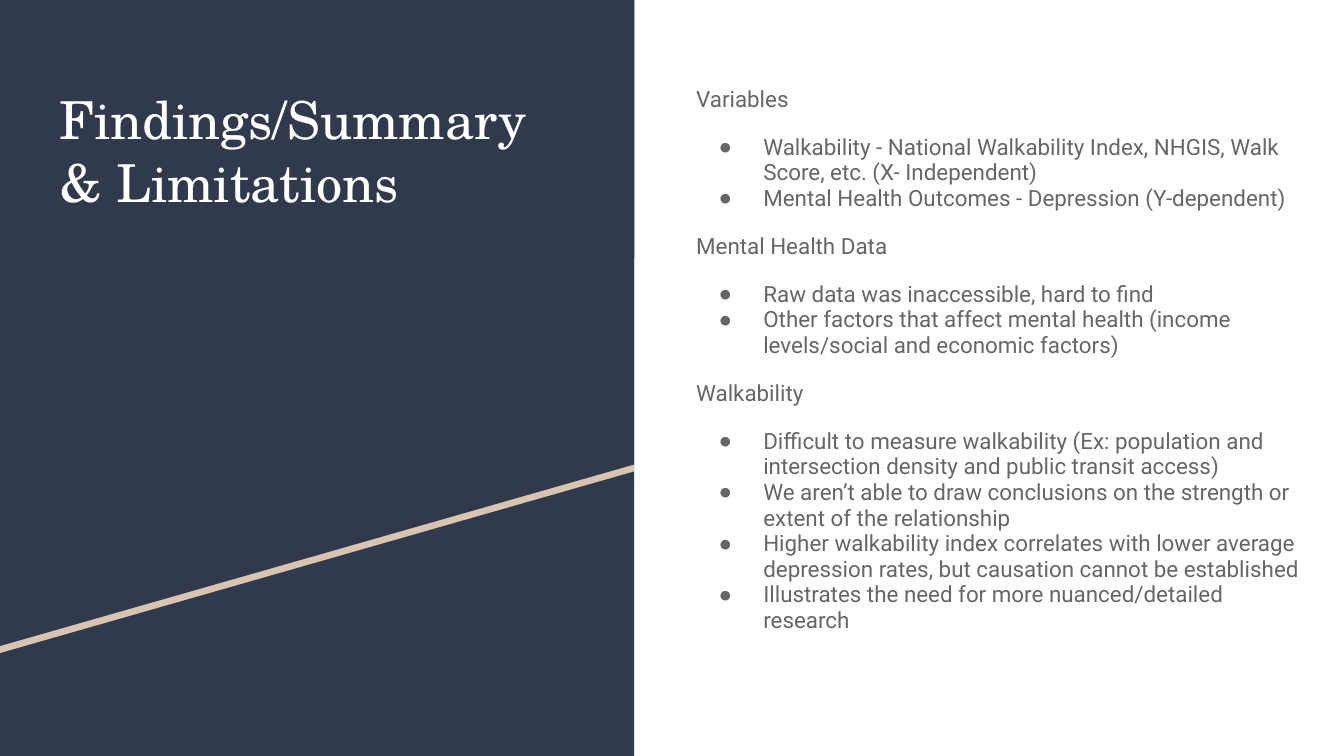
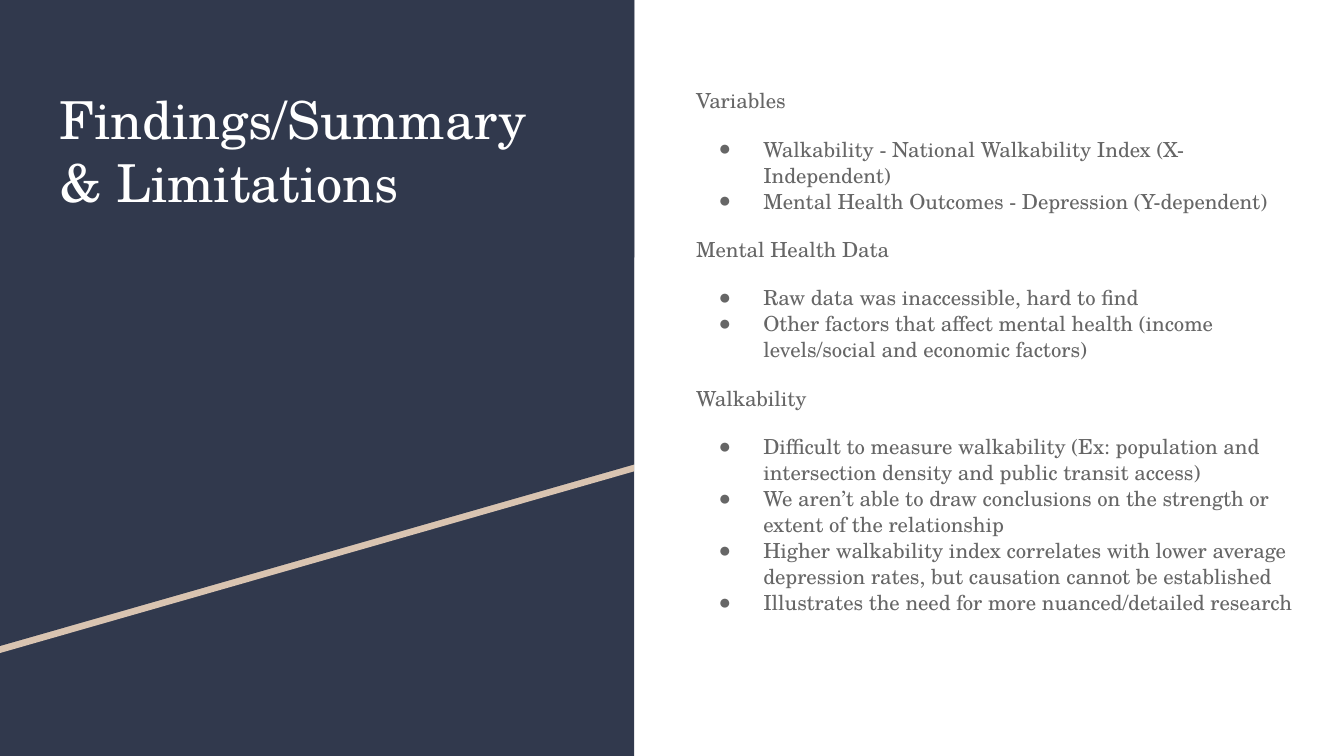
Before and after one commit to bheshtashahim/Shahim_EPPS6356FinalProject, a slide deck: slide 10 of EPPS 6356 Final Presentation.pptx. Drawn at 1344x756 pixels with LibreOffice and Linux fonts; fonts in the diff are those of the drawing. Boxes give left, top, right and bottom in pixels: in the first picture for what was removed or moved away, otherwise in the second. Text is boxed around its words. In the diff, an @@ line names an element or a change of style, - is before the commit and + after.

```diff
--- a/EPPS 6356 Final Presentation.pptx
+++ b/EPPS 6356 Final Presentation.pptx
@@ text at (696,93,1292,611): size 12 to 11.1 pt, font Roboto to TeX Gyre Schola; line spacing 0.95 to 1.05 @@
@@ text at (763,142,1185,187): text changed; size 12 to 11.1 pt; font Roboto to TeX Gyre Schola @@
-● Walkability - National Walkability Index, NHGIS, Walk Score, etc. (X- Independent)
+● Walkability - National Walkability Index (X- Independent)
```
Also in this commit, not shown: 2 other slides changed.
